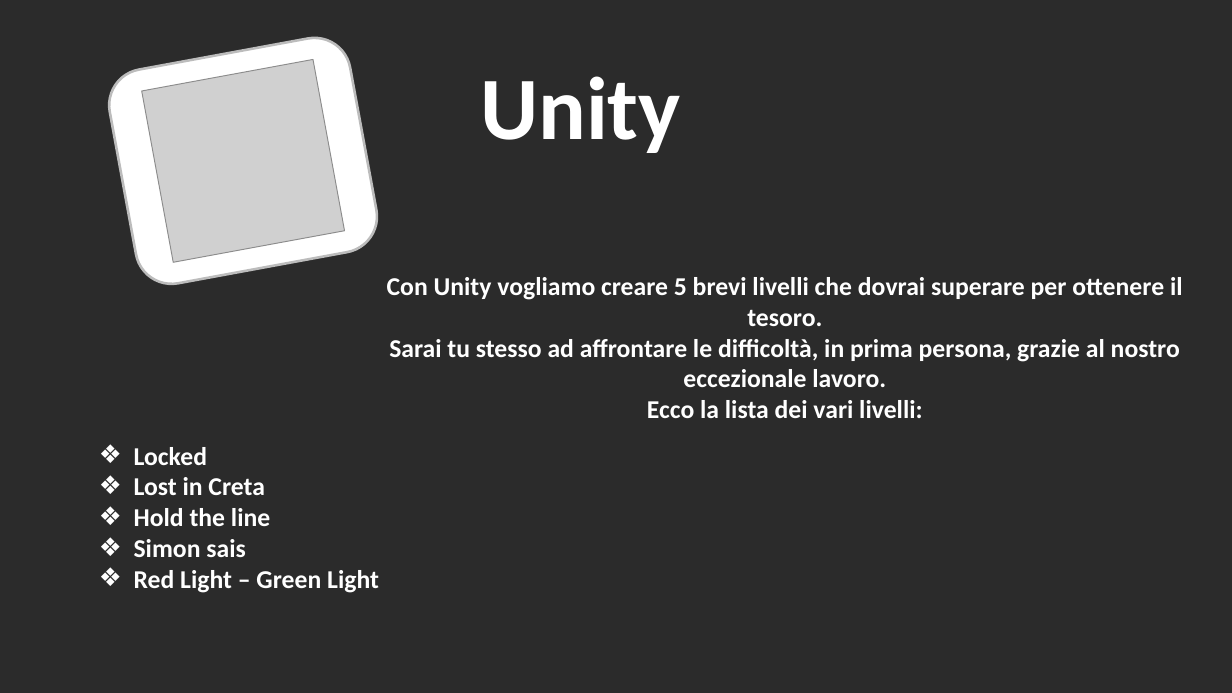
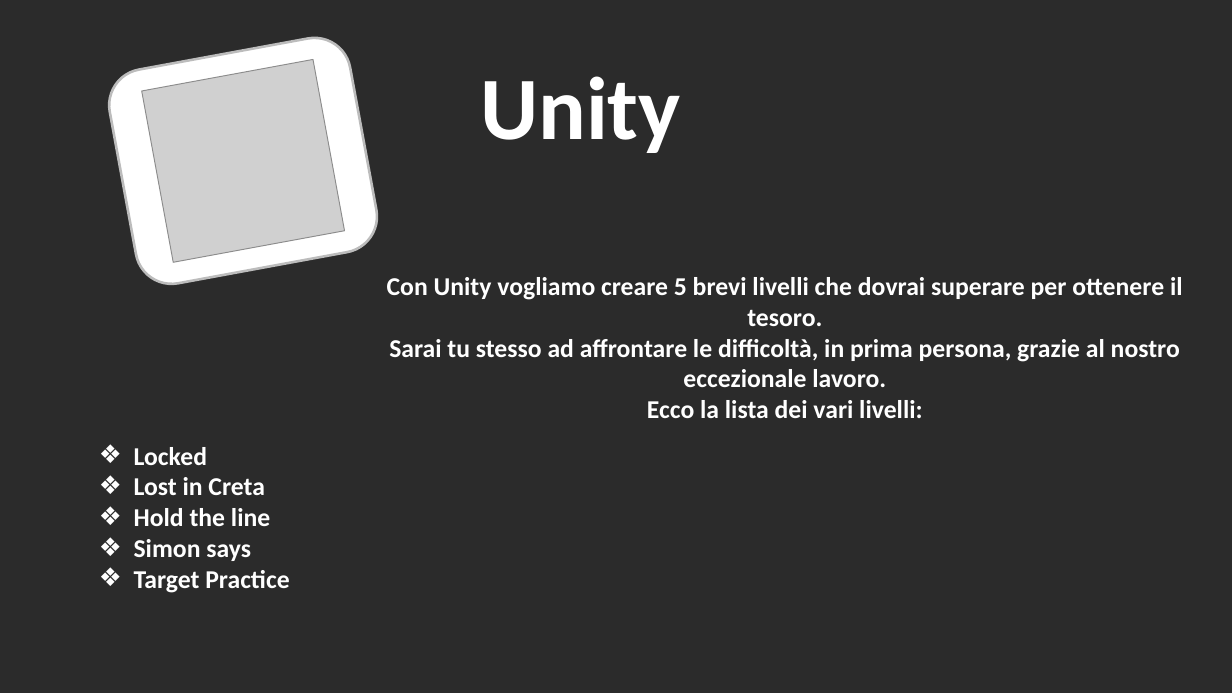
Before and after one commit to LelePaci/Draghetti, a slide deck: slide 2 of Presentazione Progetto/Presentazione Progetto.pptx. Drawn at 1232x693 pixels with LibreOffice and Linux fonts; fonts in the diff are those of the drawing; grey boxes stand for pictures; background and template pictures are left out; a plain dark background stands for a picture behind light text. Boxes give left, top, right and bottom in pixels: in the first picture for what was removed or moved away, otherwise in the second. Text is boxed around its words. In the diff, an @@ line names an element or a change of style, - is before the commit and + after.

```diff
--- a/Presentazione Progetto/Presentazione Progetto.pptx
+++ b/Presentazione Progetto/Presentazione Progetto.pptx
@@ text at box(134, 539, 289, 593): text changed @@
-❖ Simon sais
-❖ Red Light – Green Light
+❖ Simon says
+❖ Target Practice
```
Also in this commit, not shown: 1 other slide changed.
